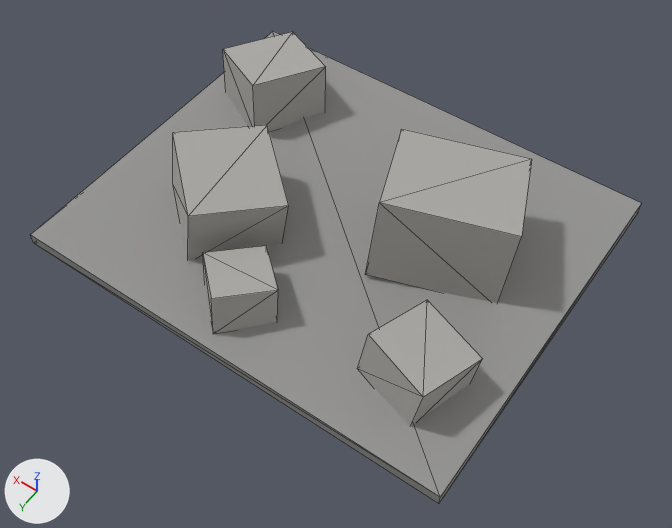
One commit to the FBX model unity/HorrorGame/Assets/Models/Dressing/Dress_RubbleSmall.fbx: the scene before it, then after it.
Both versions are drawn from a camera (50 mm lens) standing at (-0.416, 0.591, 0.86) and looking at (-0.037, 0.061, 0.027). Every picture has the same lights, and +X, +Y and +Z are marked at lower left. The older version comes first. Mesh edges are drawn as thin lines.

In view in the first picture: 'Dress_RubbleSmall'.
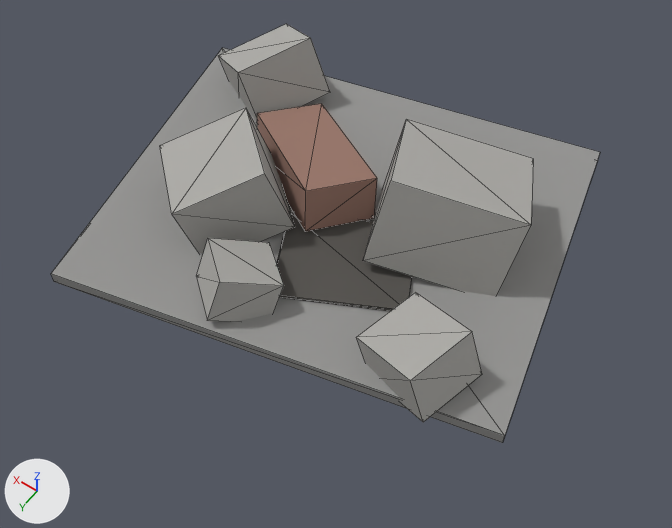
What differs and where, as boxes (x1, y1, x2, y2) in the pictures (672 x 528 px):
'Dress_RubbleSmall', reshaped (10% narrower, 11% shorter)
    before: (31, 31, 641, 504)
    after: (51, 24, 600, 443)
part 1 of me_cube, rebuilt (10% narrower, 16% shorter)
    before: (31, 31, 641, 504)
    after: (51, 48, 600, 443)
part 2 of me_cube, rebuilt
    before: (357, 300, 482, 426)
    after: (356, 292, 482, 422)
part 3 of me_cube, rebuilt
    before: (365, 129, 532, 303)
    after: (363, 119, 533, 296)
part 4 of me_cube, rebuilt (17% wider)
    before: (203, 246, 278, 334)
    after: (196, 238, 284, 322)
part 5 of me_cube, rebuilt (17% wider, 7% taller)
    before: (173, 125, 288, 260)
    after: (160, 108, 295, 253)
part 6 of me_cube, rebuilt (8% wider)
    before: (223, 32, 326, 132)
    after: (219, 24, 330, 122)
part 7 of me_cube, added
    after: (257, 104, 412, 311)

Patch to the scene script:
```diff
--- a/unity/HorrorGame/Assets/Models/Dressing/Dress_RubbleSmall.fbx.py
+++ b/unity/HorrorGame/Assets/Models/Dressing/Dress_RubbleSmall.fbx.py
@@ mat_dress_grime @@
+mat_dress_grime = principled_material('Dress_Grime')
+mat_dress_grime.base_color = (0.092, 0.086, 0.078)  # dark grey #56534f
+mat_dress_grime.roughness = 0.98
@@ mat_dress_brick @@
+mat_dress_brick = principled_material('Dress_Brick')
+mat_dress_brick.base_color = (0.322, 0.182, 0.142)  # brown #9a7669
+mat_dress_brick.roughness = 0.9
@@ me_cube @@
 # used by ob_dress_rubblesmall; location = (0.0, 0.0, 0.0)
-me_cube.from_pydata(...)  # 48 vertices, 72 faces; spans x -0.28..0.28, y -0.23..0.23, z 0.0..0.138
+me_cube.from_pydata(...)  # 64 vertices, 96 faces; spans x -0.301..0.301, y -0.263..0.263, z 0.0..0.164
+# me_cube part 1: the loose piece of 8 vertices spanning x -0.28..0.28, y -0.23..0.23, z 0.007..0.023 is rebuilt with 8 vertices and now spans x -0.301..0.301, y -0.263..0.263, z 0.024..0.039
+# me_cube part 2: the loose piece of 8 vertices spanning x -0.246..-0.134, y 0.077..0.183, z 0.006..0.088 is rebuilt with 8 vertices and now spans x -0.249..-0.131, y 0.079..0.181, z 0.015..0.109
+# me_cube part 3: the loose piece of 8 vertices spanning x -0.216..-0.024, y -0.136..0.056, z 0.0..0.138 is rebuilt with 8 vertices and now spans x -0.219..-0.021, y -0.141..0.061, z 0.0..0.164
+# me_cube part 4: the loose piece of 8 vertices spanning x -0.03..0.07, y 0.107..0.213, z 0.008..0.077 is rebuilt with 8 vertices and now spans x -0.032..0.072, y 0.104..0.216, z 0.015..0.101
+# me_cube part 5: the loose piece of 8 vertices spanning x 0.023..0.197, y -0.012..0.152, z 0.002..0.115 is rebuilt with 8 vertices and now spans x 0.019..0.201, y -0.017..0.157, z 0.006..0.138
+# me_cube part 6: the loose piece of 8 vertices spanning x 0.123..0.257, y -0.19..-0.05, z 0.004..0.098 is rebuilt with 8 vertices and now spans x 0.114..0.266, y -0.189..-0.051, z 0.005..0.127
+# me_cube part 7
+# 16 vertices are added at x -0.144..0.161, y -0.119..0.148, z 0.004..0.105
+# 12 new faces join them, mat_dress_brick (brown #9a7669)
+# 12 new faces join them, mat_dress_grime (dark grey #56534f)
 me_cube.materials.append(mat_dress_concrete)
 me_cube.materials.append(mat_dress_concretebroken)
+me_cube.materials.append(mat_dress_brick)  # brown #9a7669
+me_cube.materials.append(mat_dress_grime)  # dark grey #56534f
```
